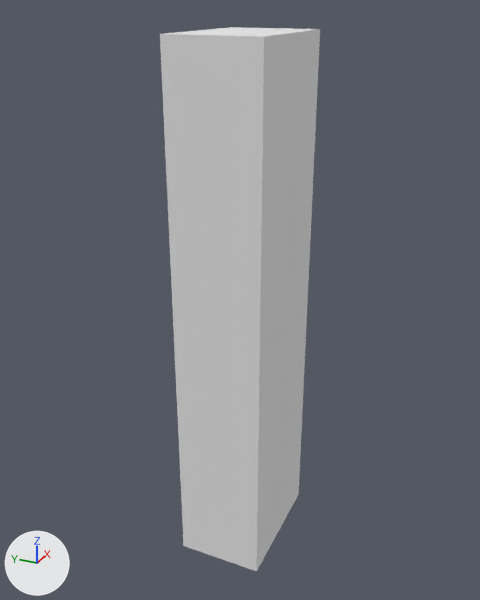
A saved change to the OBJ model data/model/biome/cave_1/cave_1_hw_de_001.obj.
One viewpoint serves both versions: a 50 mm camera at (-3.25, -1.38, 3.15) aimed at (-0.1, 0.04, 1.58). The axes (+X, +Y, +Z) are drawn at lower left. The lights are the same throughout. Where no turn or scale is listed for an object, it has been applied to the vertices.

The first picture shows 'wall_high_double_end_Cube.013'.
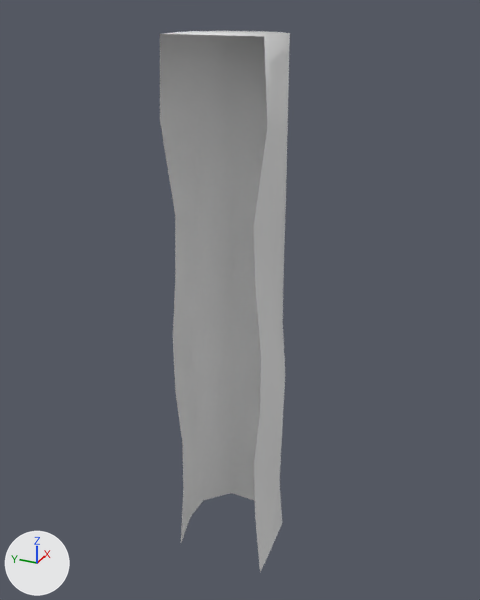
Commit message: Update cave 1 biome models.

The change, as a list of edits to the scene's bpy script:
```text
Change me_wall_high_double_end_cube_013:
    used by ob_wall_high_double_end_cube_013; location = (0.0, 0.0, 0.0)
    remove me_wall_high_double_end_cube_013.from_pydata(...)  # 8 vertices, 6 faces; spans x -0.5..0.25, y -0.25..0.25, z 0.0..3.0
    add me_wall_high_double_end_cube_013.from_pydata(...)  # 72 vertices, 58 faces; spans x -0.5..0.07, y -0.31..0.33, z 0.0..3.0
    me_wall_high_double_end_cube_013 part 1
    6 vertices are removed from x -0.5..0.25, y -0.25..0.25, z 0.0..3.0
    6 faces are deleted
    70 vertices are added at x -0.5..0.07, y -0.31..0.33, z 0.0..3.0
    58 new faces join them
    me_wall_high_double_end_cube_013 part 2: the surface is now shaded smooth
```

Pixel boxes [x1, y1, x2, y2] of what changed, in the pictures (480 x 600 px):
'wall_high_double_end_Cube.013', reshaped (19% narrower)
    before: [160, 27, 320, 571]
    after: [160, 31, 290, 572]
part 1 of me_wall_high_double_end_cube_013, built on
    before: [160, 27, 320, 571]
    after: [160, 31, 290, 572]
